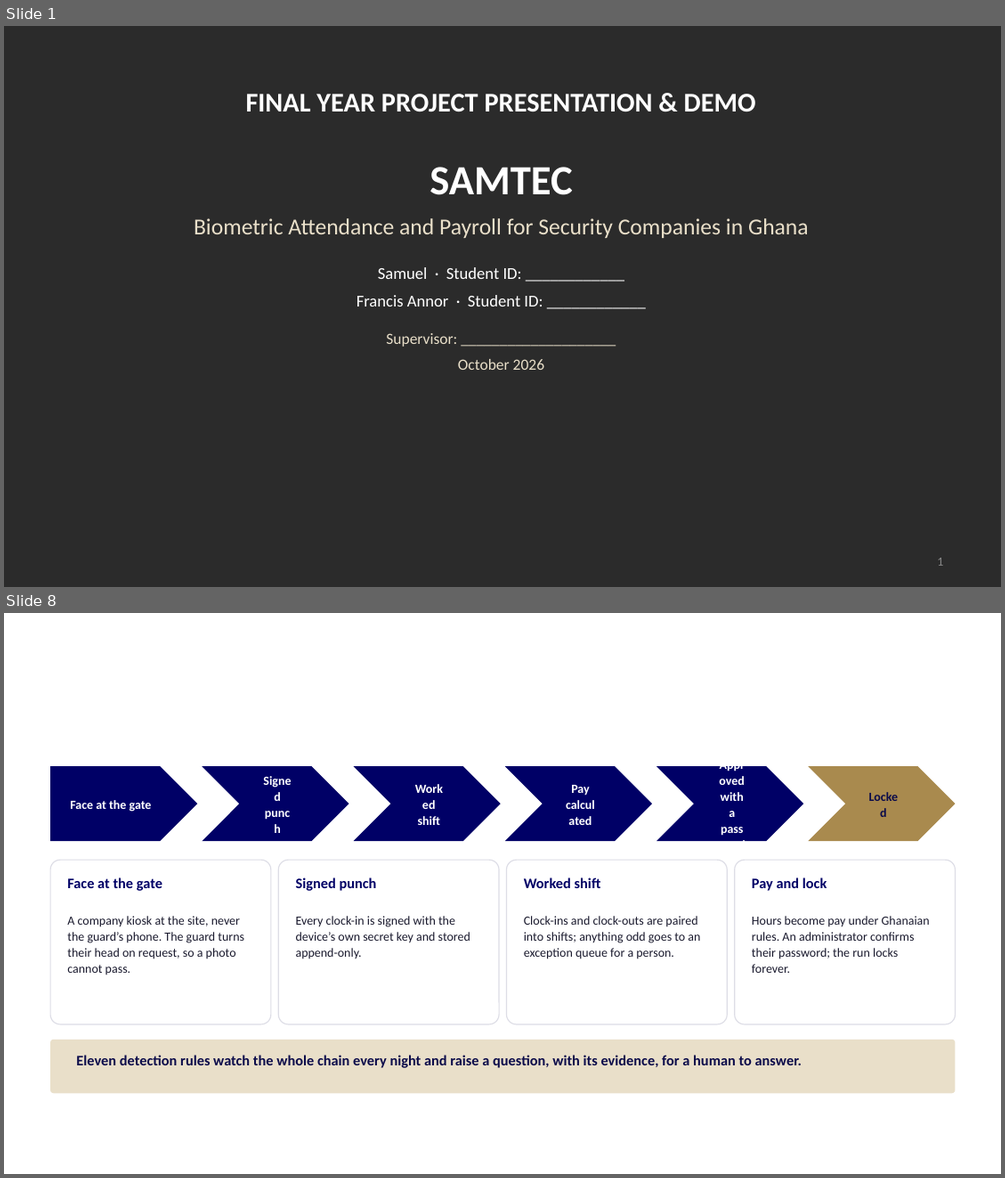
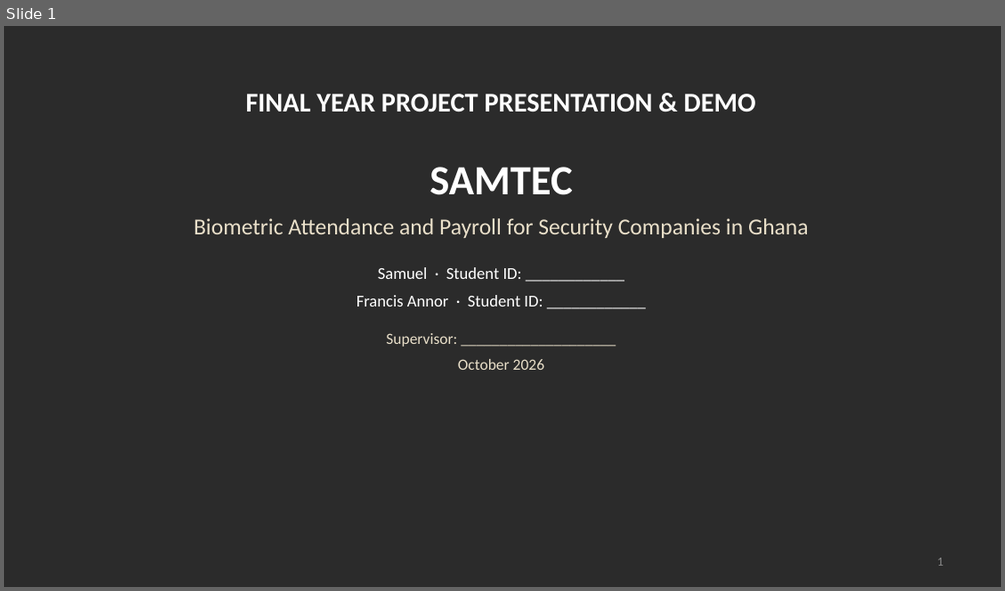
Before and after one commit to TEAM-DEVV/samtec-security-system, a slide deck: docs/guides/SAMTEC-defence-slides.pptx. Shown one above the other, each under a label of ours: slides 1 and 8 before the commit, slide 1 after it; the slides between them are not shown. The pictures are 1005x1178 and 1005x591 pixels, drawn with LibreOffice and Linux fonts; fonts in the diff are those of the drawing; background and template pictures are left out; a plain dark background stands for a picture behind light text. Boxes give left, top, right and bottom in pixels: in the first picture for what was removed or moved away, otherwise in the second. Text is boxed around its words. In the diff, an @@ line names an element or a change of style, - is before the commit and + after.

```diff
--- a/docs/guides/SAMTEC-defence-slides.pptx
+++ b/docs/guides/SAMTEC-defence-slides.pptx
@@ slide 8 removed at (4, 613, 1001, 1174), background picture (left out) @@
@@ title removed at (50, 644, 955, 719) @@
-Proposed solution: pay people from evidence, and keep the evidence
@@ pentagon arrow removed at (50, 766, 198, 841) @@
-Face at the gate
@@ chevron removed at (202, 766, 349, 841) @@
-Signed punch
@@ chevron removed at (353, 766, 501, 841) @@
-Worked shift
@@ chevron removed at (505, 766, 652, 841) @@
-Pay calculated
@@ chevron removed at (657, 766, 804, 841) @@
-Approved with a password
@@ chevron removed at (808, 766, 955, 841) @@
-Locked
@@ rounded rectangle removed at (50, 860, 271, 1024) @@
@@ text removed at (67, 877, 162, 891) @@
-Face at the gate
@@ rounded rectangle removed at (278, 860, 499, 1024) @@
@@ text removed at (296, 877, 377, 891) @@
-Signed punch
@@ rounded rectangle removed at (507, 860, 727, 1024) @@
@@ text removed at (524, 877, 601, 888) @@
-Worked shift
@@ rounded rectangle removed at (735, 860, 955, 1024) @@
@@ text removed at (752, 877, 826, 891) @@
-Pay and lock
@@ text removed at (67, 916, 244, 974) @@
-A company kiosk at the site, never the guard’s phone. The guard turns their head on request, so a photo cannot pass.
@@ text removed at (296, 916, 470, 959) @@
-Every clock-in is signed with the device’s own secret key and stored append-only.
@@ text removed at (524, 916, 700, 959) @@
-Clock-ins and clock-outs are paired into shifts; anything odd goes to an exception queue for a person.
@@ text removed at (752, 916, 930, 973) @@
-Hours become pay under Ghanaian rules. An administrator confirms their password; the run locks forever.
@@ rounded rectangle removed at (50, 1039, 955, 1093) @@
@@ text removed at (76, 1054, 801, 1068) @@
-Eleven detection rules watch the whole chain every night and raise a question, with its evidence, for a human to answer.
```
Also in this commit, not shown: 2 slides changed, 6 slides added, 19 other slides removed, 1 other file.
